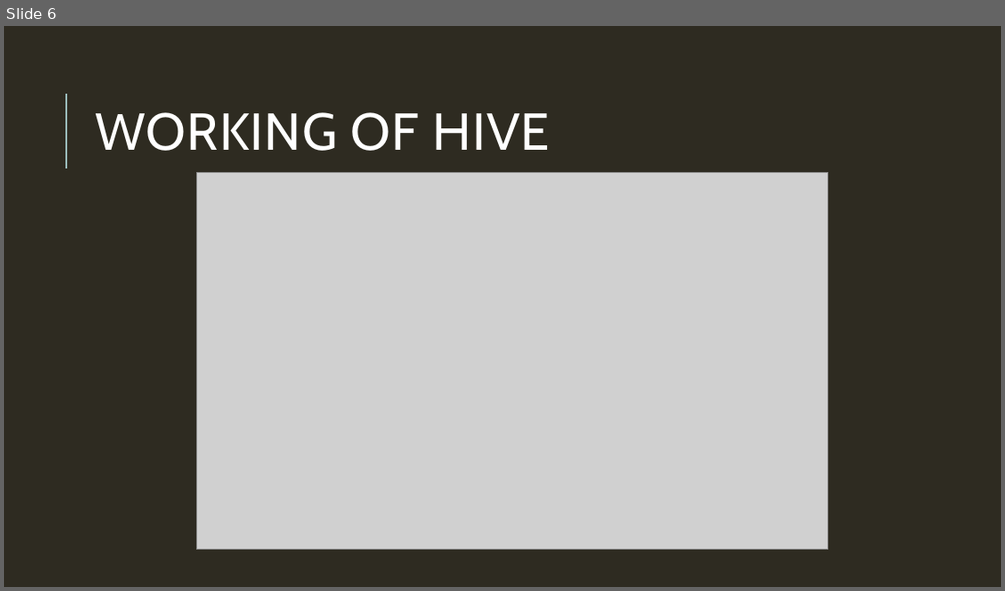
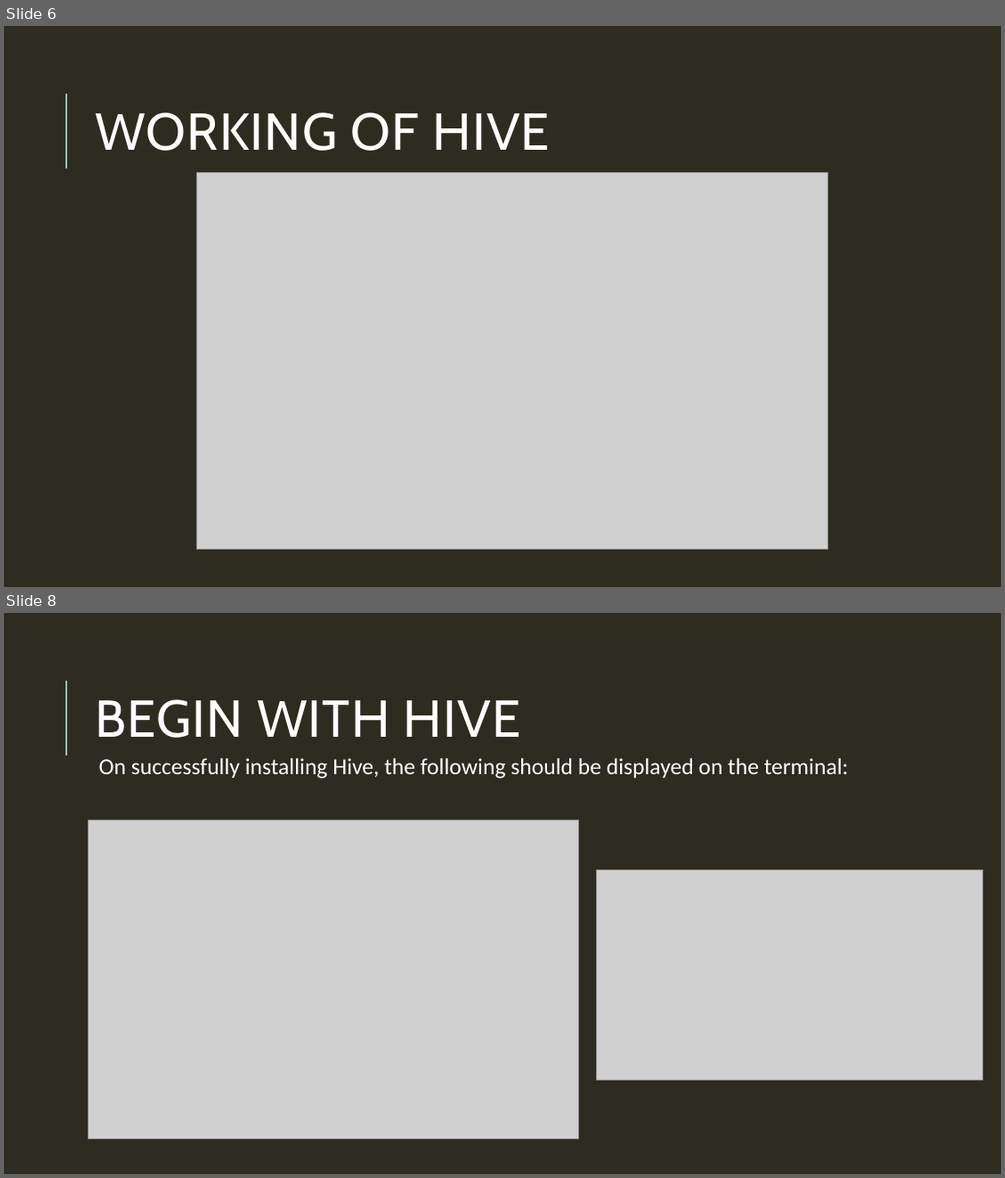
Before and after one commit to Tapadyuti1991/Hadoop-Ecosystem, a slide deck: Introduction to Hive.pptx. Shown one above the other, each under a label of ours: slide 6 before the commit, slides 6 and 8 after it; the slides between them are not shown. The pictures are 1005x591 and 1005x1178 pixels, drawn with LibreOffice and Linux fonts; fonts in the diff are those of the drawing; grey boxes stand for pictures. Boxes give left, top, right and bottom in pixels: in the first picture for what was removed or moved away, otherwise in the second. Text is boxed around its words. In the diff, an @@ line names an element or a change of style, - is before the commit and + after.

```diff
--- a/Introduction to Hive.pptx
+++ b/Introduction to Hive.pptx
@@ slide 8 added at [4, 613, 1001, 1174], background #2E2B21; not listed: 1 template element that a slide beside it also shows @@
@@ title added at [95, 699, 521, 738], 50 pt, text #FFFFFF @@
+BEGIN WITH HIVE
@@ text added at [99, 758, 849, 779], 22 pt, text #FFFFFF @@
+  On successfully installing Hive, the following should be displayed on the terminal:
@@ picture added at [88, 820, 578, 1139] @@
@@ picture added at [596, 869, 983, 1080] @@
```
Also in this commit, not shown: 3 slides changed, 7 other slides added, 1 slide removed, 1 other file.
